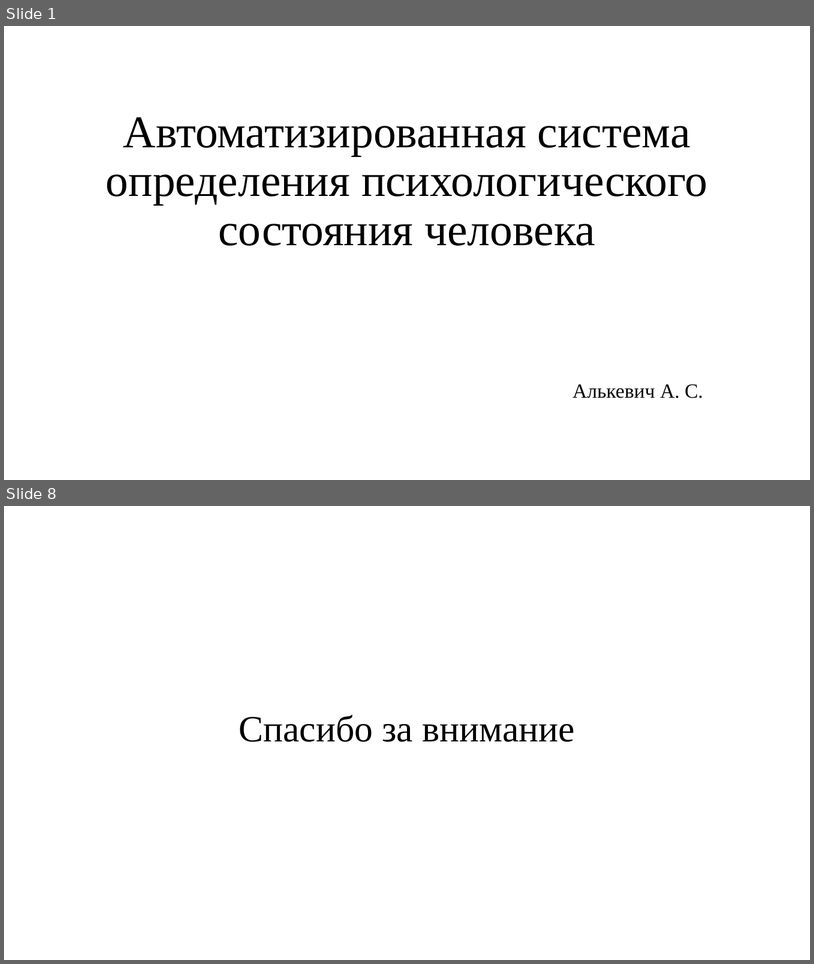
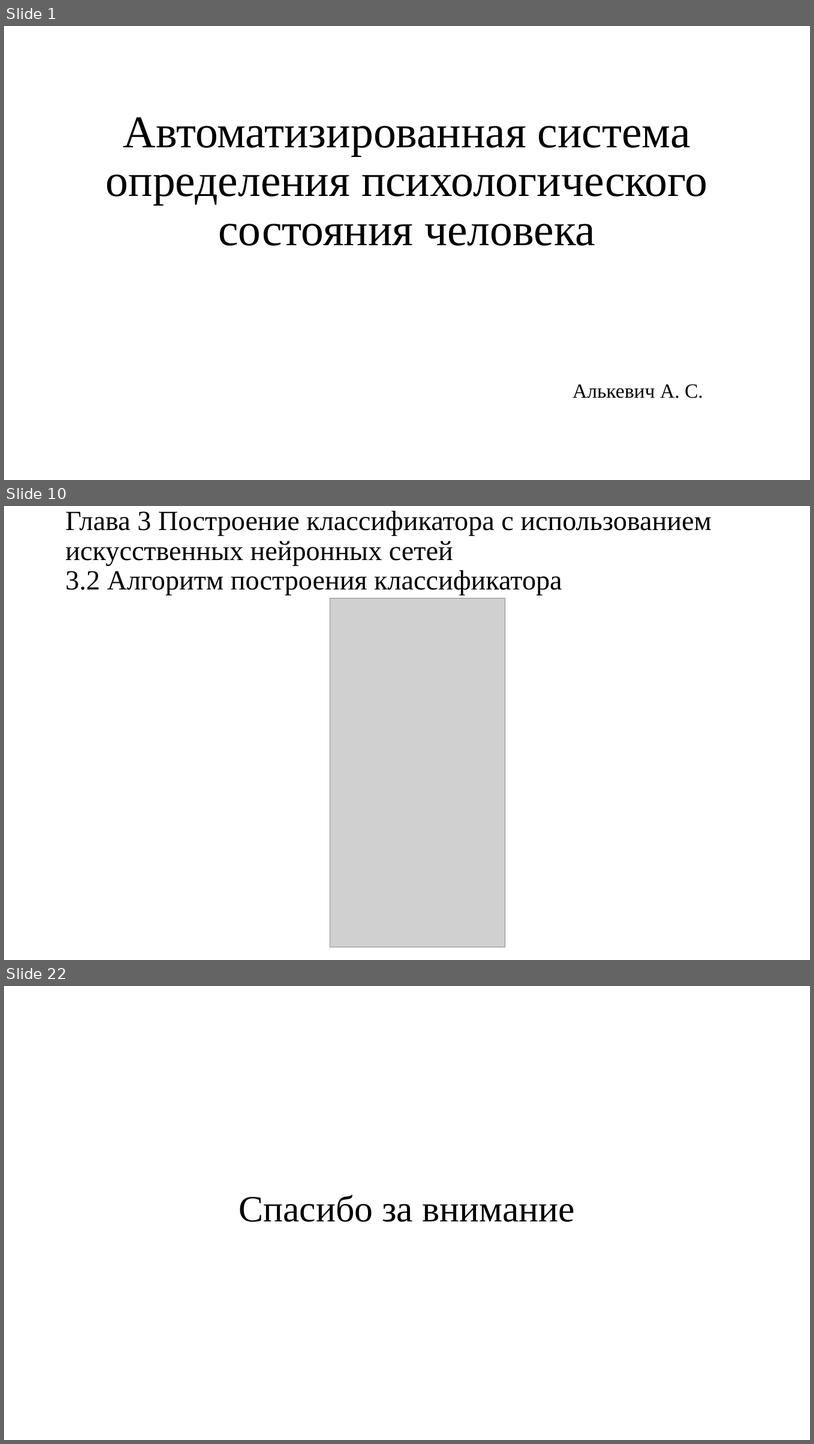
Before and after one commit to Wideweb/-digital-psychology-docs, a slide deck: Алькевич А.С/Презентация.pptx. Shown one above the other, each under a label of ours: slides 1 and 8 before the commit, slides 1, 10 and 22 after it; the slides between them are not shown. The pictures are 814x964 and 814x1444 pixels, drawn with LibreOffice and Linux fonts; fonts in the diff are those of the drawing; grey boxes stand for pictures. Boxes give left, top, right and bottom in pixels: in the first picture for what was removed or moved away, otherwise in the second. Text is boxed around its words. In the diff, an @@ line names an element or a change of style, - is before the commit and + after.

```diff
--- a/Алькевич А.С/Презентация.pptx
+++ b/Алькевич А.С/Презентация.pptx
@@ slide 10 added at bbox=[4, 506, 810, 960], background #FFFFFF @@
@@ title added at bbox=[65, 511, 711, 595], 33 pt, text #000000 @@
+Глава 3 Построение классификатора с использованием искусственных нейронных сетей
+3.2 Алгоритм построения классификатора
@@ picture added at bbox=[330, 598, 505, 947] @@
@@ what was slide 8 is now slide 22 @@
```
Also in this commit, not shown: 3 slides changed, 16 other slides added, 3 slides removed, 7 other files.
